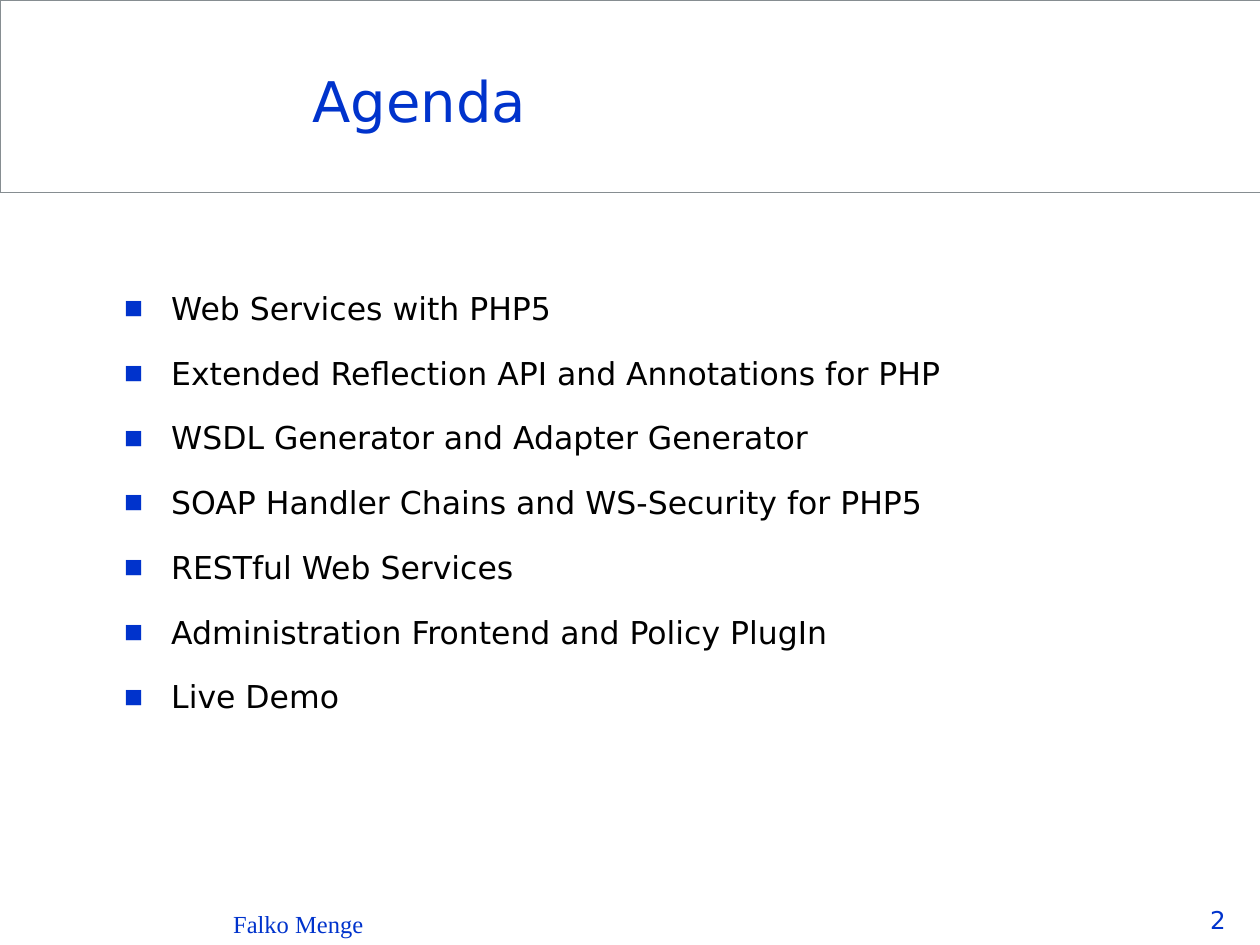
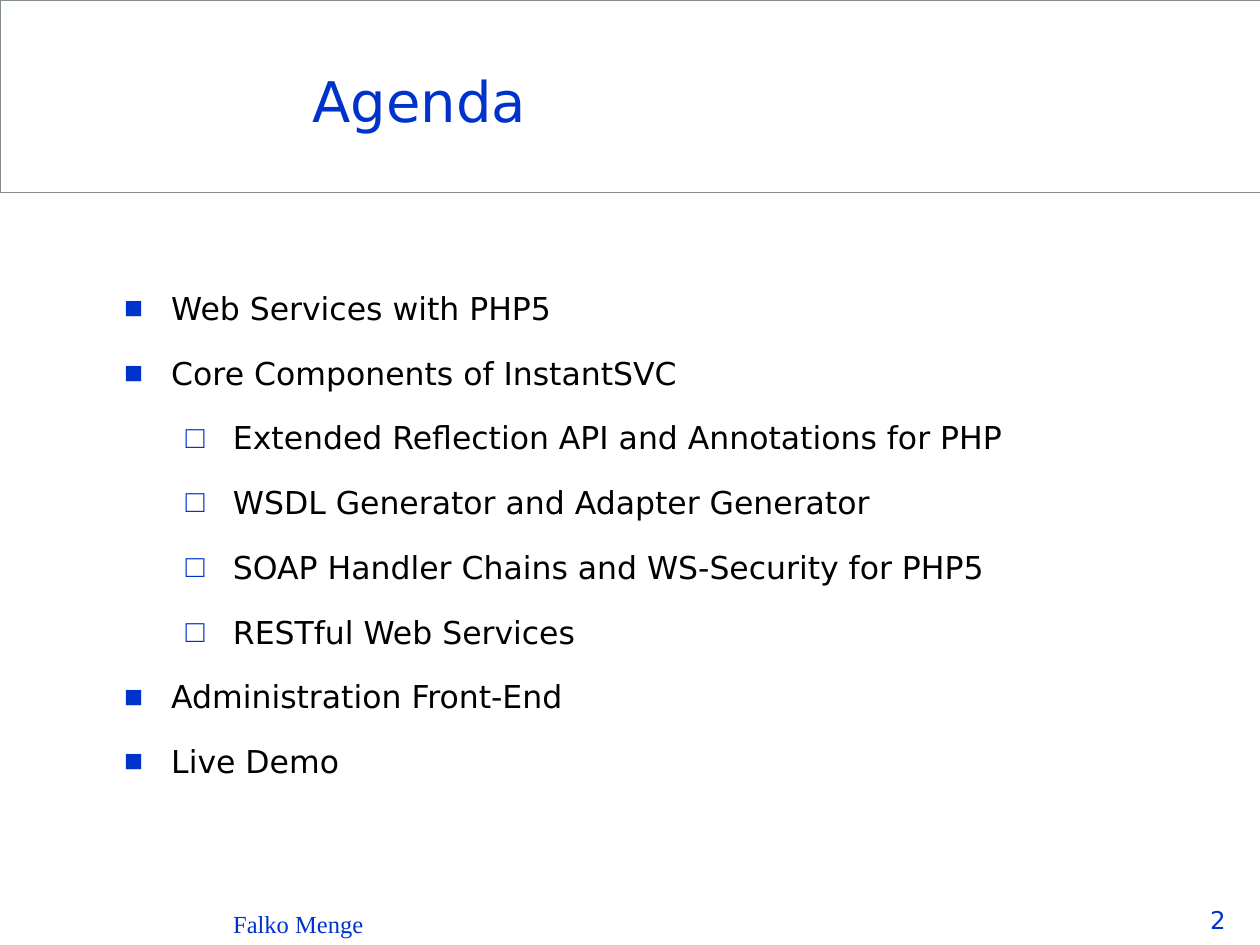
Before and after one commit to Seb35/InstantSVC, a slide deck: slide 2 of doc/presentations/InstantSVC - The PHP Web Service Builder.ppt. Drawn at 1260x945 pixels with LibreOffice and Linux fonts; fonts in the diff are those of the drawing; background and template pictures are left out. Boxes give left, top, right and bottom in pixels: in the first picture for what was removed or moved away, otherwise in the second. Text is boxed around its words. In the diff, an @@ line names an element or a change of style, - is before the commit and + after.

```diff
--- a/doc/presentations/InstantSVC - The PHP Web Service Builder.ppt
+++ b/doc/presentations/InstantSVC - The PHP Web Service Builder.ppt
@@ text at [171,361,677,392]: paragraph added @@
+  ■ Core Components of InstantSVC
@@ text at [233,425,1002,645]: bullet ■ to □; list level 2 to 3 in "Extended Reflection API and Annotations ..."; list level 2 to 3 in "WSDL Generator and Adapter Generator"; list level 2 to 3 in "SOAP Handler Chains and WS-Security ..."; list level 2 to 3 in "RESTful Web Services" @@
@@ text at [171,684,563,709]: text changed @@
-  ■ Administration Frontend and Policy PlugIn
+  ■ Administration Front-End
```
Also in this commit, not shown: 21 other slides changed, 8 slides added.
